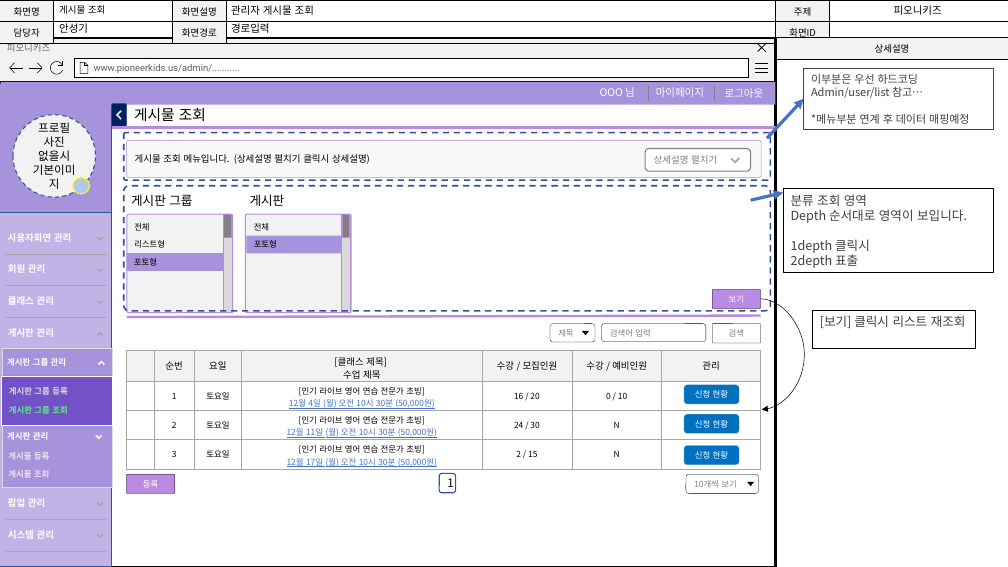
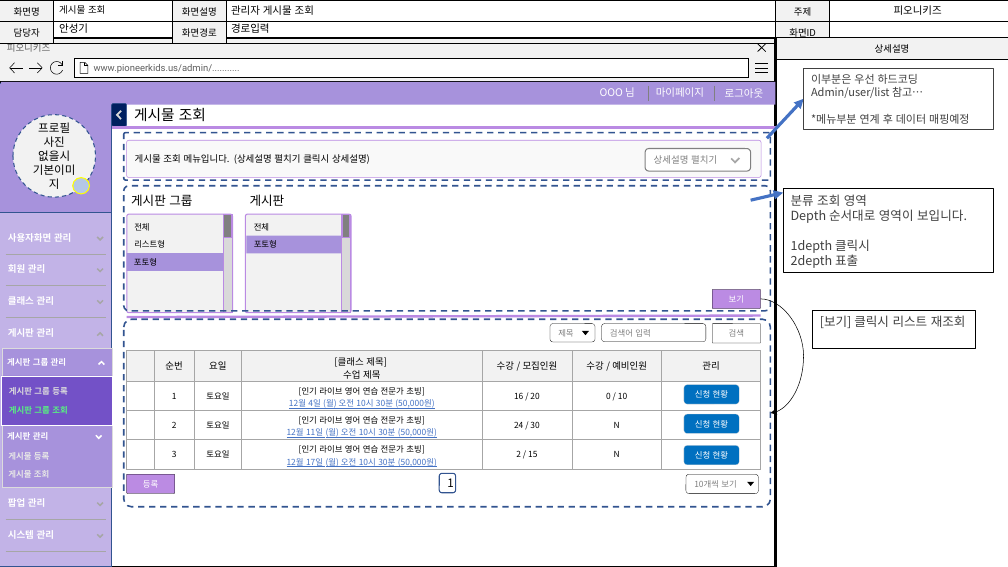
Before and after one commit to jjeovi/ponkids, a slide deck: slide 47 of src/main/resources/doc/PONKIDS-화면설계서v1.0.pptx. Drawn at 1008x567 pixels with LibreOffice and Linux fonts; fonts in the diff are those of the drawing; background and template pictures are left out. Boxes give left, top, right and bottom in pixels: in the first picture for what was removed or moved away, otherwise in the second. Text is boxed around its words. In the diff, an @@ line names an element or a change of style, - is before the commit and + after.

```diff
--- a/src/main/resources/doc/PONKIDS-화면설계서v1.0.pptx
+++ b/src/main/resources/doc/PONKIDS-화면설계서v1.0.pptx
@@ curved arrow moved from (761, 299) - (762, 410) to (761, 299) - (771, 413) @@
@@ rounded rectangle added at <box>124,319,771,507</box>, outline #325491 1.5 pt dashed @@
```
Also in this commit, not shown: 2 other files.
